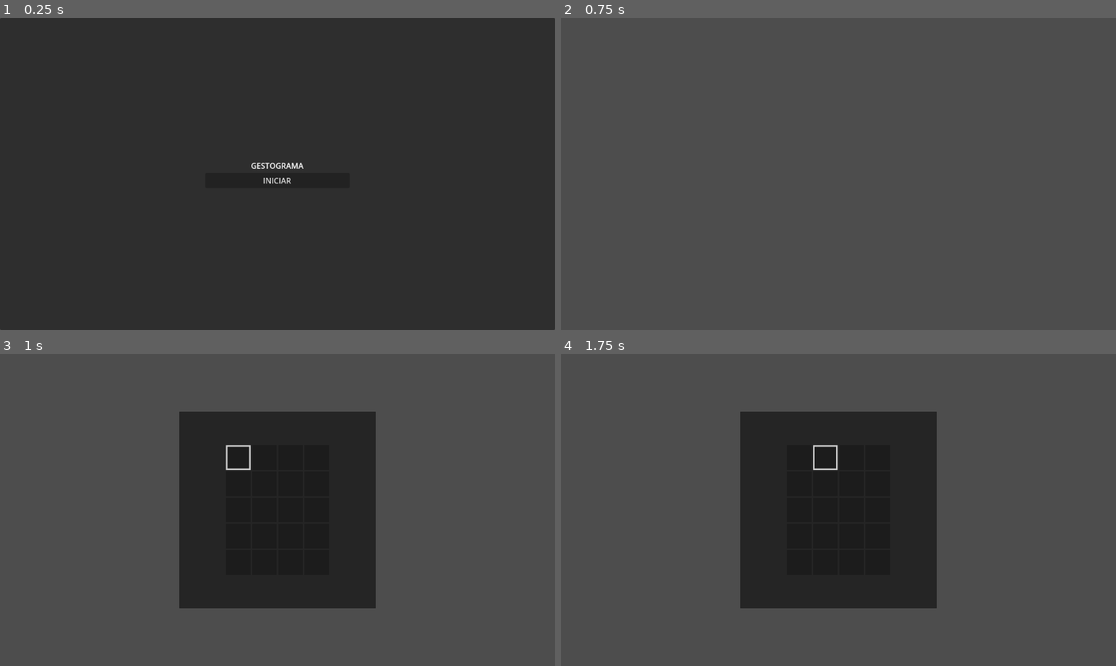
Above: before the commit, frames 1-4 (two rows, left to right).
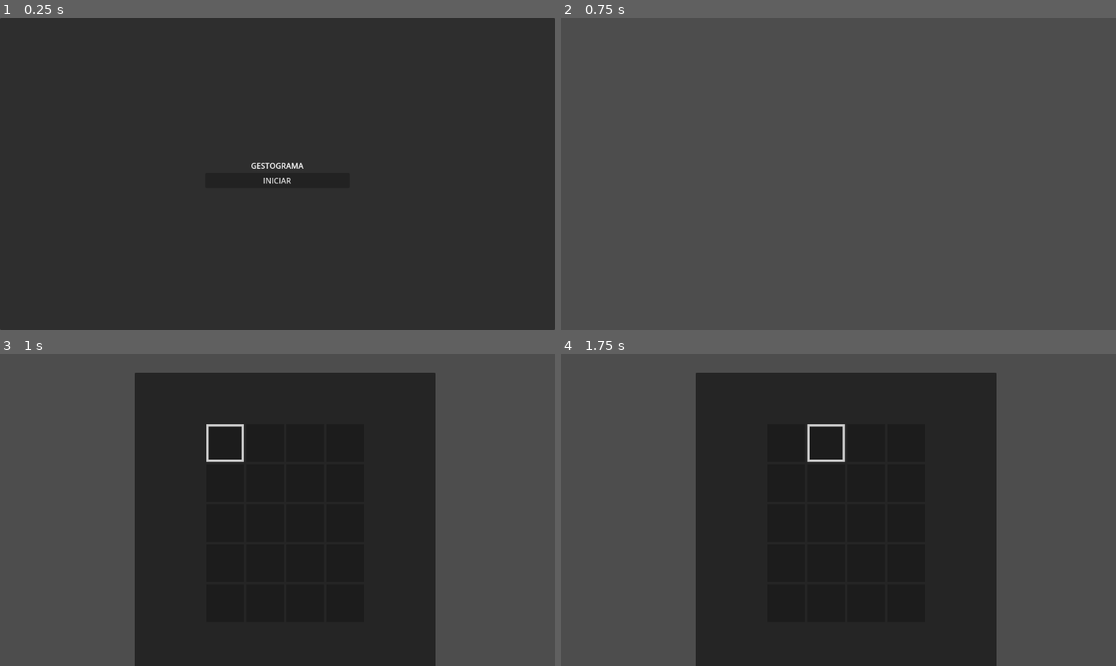
Above: after the commit, the same moments.

Repository: LuisGrigore/gestograma
Game: Godot game, scene res://core/scene_manager/scene_manager.tscn
The game is run twice, just before and just after one commit, with the same random seed, the same clock (stepped at 60 frames per second) and the same inputs.
Inputs:
- Up to frame 1 (0.25 s): no input
- Up to frame 2 (0.75 s): click "INICIAR" at 0.5 s
- Up to frame 3 (1 s): no input
- Up to frame 4 (1.75 s): tap Enter (ui_accept) at 1.25, 1.52 s; hold Right (ui_right) from 1.28 s (still down)

Frames 1-2 are identical in both runs. In frame 3, 29% of the frame differs, in the area x 24-79%, y 6-100%; in frame 4, 29%.

Commit message:
word grid mvc

Diff:
--- a/components/word_grid/controller/word_grid_controller.gd
+++ b/components/word_grid/controller/word_grid_controller.gd
@@ -19,12 +19,8 @@
 	if _view == null:
 		_view = view
 	#_view.init_instance(model)
-	for i in model.get_word_row_models().size():
-		var controller = TileRowController.init(_model.get_word_row_models()[i], _view.get_word_row_views()[i], input_gatherer)
-		_word_row_controllers.append(controller)
-		add_child(controller)
+
 	_input_gatherer = input_gatherer
-
 func _on_accepted(success: bool) -> void:
 	if success:
 		complete_status.emit(CompleteStatus.SUCCESS)
@@ -38,6 +34,10 @@
 	_word_row_controllers[_active_word_row].accepted.connect(_on_accepted)
 
 func _ready() -> void:
+	for i in _model.get_word_row_models().size():
+		var controller = TileRowController.init(_model.get_word_row_models()[i], _view.get_word_row_views()[i], _input_gatherer)
+		_word_row_controllers.append(controller)
+		add_child(controller)
 	if _word_row_controllers.size() > 0:
 		_word_row_controllers[_active_word_row].activate()
 		_word_row_controllers[_active_word_row].accepted.connect(_on_accepted)
--- a/components/word_grid/scenes/WordGrid3D.tscn
+++ b/components/word_grid/scenes/WordGrid3D.tscn
@@ -1,8 +1,27 @@
 [gd_scene format=3 uid="uid://c67wkx8lnvhib"]
 
 [ext_resource type="Script" uid="uid://e4if4g1gyd1" path="res://components/word_grid/scenes/word_grid_3d.gd" id="1_lepgc"]
+[ext_resource type="PackedScene" uid="uid://druxhnpqk6yip" path="res://components/word_grid/scenes/WordGridUI.tscn" id="2_o4kbm"]
 
-[node name="WordGrid3D" type="Node3D" unique_id=190005225 node_paths=PackedStringArray("_view", "_controller")]
+[sub_resource type="ViewportTexture" id="ViewportTexture_sx4ol"]
+viewport_path = NodePath("SubViewport")
+
+[sub_resource type="StandardMaterial3D" id="StandardMaterial3D_lepgc"]
+resource_local_to_scene = true
+transparency = 1
+shading_mode = 0
+albedo_texture = SubResource("ViewportTexture_sx4ol")
+
+[sub_resource type="PlaneMesh" id="PlaneMesh_noarx"]
+
+[node name="WordGrid3D" type="MeshInstance3D" unique_id=2009564734 node_paths=PackedStringArray("_word_grid_ui")]
+transform = Transform3D(0.18518355, 0, 0, 0, -4.3711385e-08, -0.18557072, 0, 0.99999994, -8.111554e-09, 0, 0, 0)
+material_override = SubResource("StandardMaterial3D_lepgc")
+mesh = SubResource("PlaneMesh_noarx")
 script = ExtResource("1_lepgc")
-_view = NodePath("")
-_controller = NodePath("")
+_word_grid_ui = NodePath("SubViewport/WordGridUi")
+
+[node name="SubViewport" type="SubViewport" parent="." unique_id=1041448938]
+transparent_bg = true
+
+[node name="WordGridUi" parent="SubViewport" unique_id=1335510929 instance=ExtResource("2_o4kbm")]
--- /dev/null
+++ b/components/word_grid/scenes/WordGridUI.tscn
@@ -0,0 +1,22 @@
+[gd_scene format=3 uid="uid://druxhnpqk6yip"]
+
+[ext_resource type="Script" uid="uid://dtvtmix35inlx" path="res://components/word_grid/scenes/word_grid_ui.gd" id="1_l57py"]
+[ext_resource type="PackedScene" uid="uid://bjvqkblg7vtxo" path="res://components/word_grid/view/word_grid_panel.tscn" id="2_iwd2s"]
+[ext_resource type="Script" uid="uid://cw3hvofm05m3w" path="res://components/word_grid/controller/word_grid_controller.gd" id="3_4gkh3"]
+
+[node name="WordGridUi" type="Control" unique_id=1335510929 node_paths=PackedStringArray("_view", "_controller")]
+layout_mode = 3
+anchors_preset = 15
+anchor_right = 1.0
+anchor_bottom = 1.0
+grow_horizontal = 2
+grow_vertical = 2
+script = ExtResource("1_l57py")
+_view = NodePath("WordGridPanel")
+_controller = NodePath("Controller")
+
+[node name="WordGridPanel" parent="." unique_id=134962287 instance=ExtResource("2_iwd2s")]
+layout_mode = 0
+
+[node name="Controller" type="Node" parent="." unique_id=335754275]
+script = ExtResource("3_4gkh3")
--- a/components/word_grid/scenes/word_grid_3d.gd
+++ b/components/word_grid/scenes/word_grid_3d.gd
@@ -1,10 +1,14 @@
 class_name WordGrid3D extends Node3D
 
-@export var _view:WordGrid3DView = null
-@export var _controller:WordGridController = null
+@export var _word_grid_ui :WordGridUi = null#$SubViewport/WordGridUi
+
+var _model:WordGridModel = null
+var _input_gatherer: TileRowInputGatherer = null
 
 func init_instance(model: WordGridModel, input_gatherer: TileRowInputGatherer) -> void:
-	_view = WordGrid3DView.init(model)
-	add_child(_view)
-	_controller = WordGridController.init(model, _view._word_grid_ui_view, input_gatherer)
-	add_child(_controller)
+	_model = model
+	_input_gatherer = input_gatherer
+	_word_grid_ui.init_instance(_model, _input_gatherer)
+
+#func _ready() -> void:
+	#_word_grid_ui.init_instance(_model, _input_gatherer)
--- /dev/null
+++ b/components/word_grid/scenes/word_grid_ui.gd
@@ -0,0 +1,16 @@
+class_name WordGridUi extends Control
+
+@onready var _view :WordGridView = $WordGridPanel
+@onready var _controller :WordGridController = $Controller
+var _model:WordGridModel = null
+var _input_gatherer: TileRowInputGatherer = null
+
+func init_instance(model:WordGridModel, input_gatherer: TileRowInputGatherer) -> void:
+	_model = model
+	_input_gatherer = input_gatherer
+	_view.init_instance(_model)
+	_controller.init_instance(_model, _view, _input_gatherer)
+
+#func _ready() -> void:
+	#_view.init_instance(_model)
+	#_controller.init_instance(_model, _view, _input_gatherer)
--- a/components/word_grid/view/word_grid_view.gd
+++ b/components/word_grid/view/word_grid_view.gd
@@ -14,6 +14,9 @@
 
 func init_instance(model:WordGridModel) -> void:
 	_model = model
+
+
+func _ready() -> void:
 	for word_row_model in _model.get_word_row_models():
 		var word_row_view = TileRowView.init(word_row_model)
 		_word_row_views.append(word_row_view)
--- a/components/word_row/word_tile_row/input/implementations/key_input_gatherer.gd
+++ b/components/word_row/word_tile_row/input/implementations/key_input_gatherer.gd
@@ -5,7 +5,6 @@
 	# SLIDE LEFT
 	if event.is_action_pressed("ui_left"):
 		slide.emit(InputBus.SlideDirection.LEFT)
-		print("Left")
 
 	# SLIDE RIGHT
 	elif event.is_action_pressed("ui_right"):
--- a/game/levels/alphabet_level/alphabet_level.gd
+++ b/game/levels/alphabet_level/alphabet_level.gd
@@ -11,3 +11,8 @@
 	alphabet_level.word_grid_3d.init_instance(WordGridModel.init("HOLA", 5), input)
 	alphabet_level.add_child(input)
 	return alphabet_level
+
+#func _ready() -> void:
+	#var input := TileRowKeyInputGatherer.new()
+	#word_grid_3d.init_instance(WordGridModel.init("HOLA", 5), input)
+	#add_child(input)
--- a/game/levels/alphabet_level/alphabet_level.tscn
+++ b/game/levels/alphabet_level/alphabet_level.tscn
@@ -2,6 +2,15 @@
 
 [ext_resource type="Script" uid="uid://b5rnme5m04g1s" path="res://game/levels/alphabet_level/alphabet_level.gd" id="1_njr36"]
 [ext_resource type="PackedScene" uid="uid://c67wkx8lnvhib" path="res://components/word_grid/scenes/WordGrid3D.tscn" id="2_cyks1"]
+
+[sub_resource type="ViewportTexture" id="ViewportTexture_cyks1"]
+viewport_path = NodePath("SubViewport")
+
+[sub_resource type="StandardMaterial3D" id="StandardMaterial3D_onlrf"]
+resource_local_to_scene = true
+transparency = 1
+shading_mode = 0
+albedo_texture = SubResource("ViewportTexture_cyks1")
 
 [node name="Level1" type="Node3D" unique_id=1317034863 node_paths=PackedStringArray("word_grid_3d")]
 script = ExtResource("1_njr36")
@@ -13,4 +22,5 @@
 visible = false
 
 [node name="WordGrid3D" parent="." unique_id=190005225 instance=ExtResource("2_cyks1")]
-transform = Transform3D(1, 0, 0, 0, 1, 0, 0, 0, 1, 0, 0, -0.38239035)
+transform = Transform3D(1, 0, 0, 0, -4.371139e-08, -1, 0, 1, -4.371139e-08, 0.050525427, -0.08711481, -1.3493639)
+material_override = SubResource("StandardMaterial3D_onlrf")
Not shown, added: components/word_grid/scenes/word_grid_ui.gd.uid
